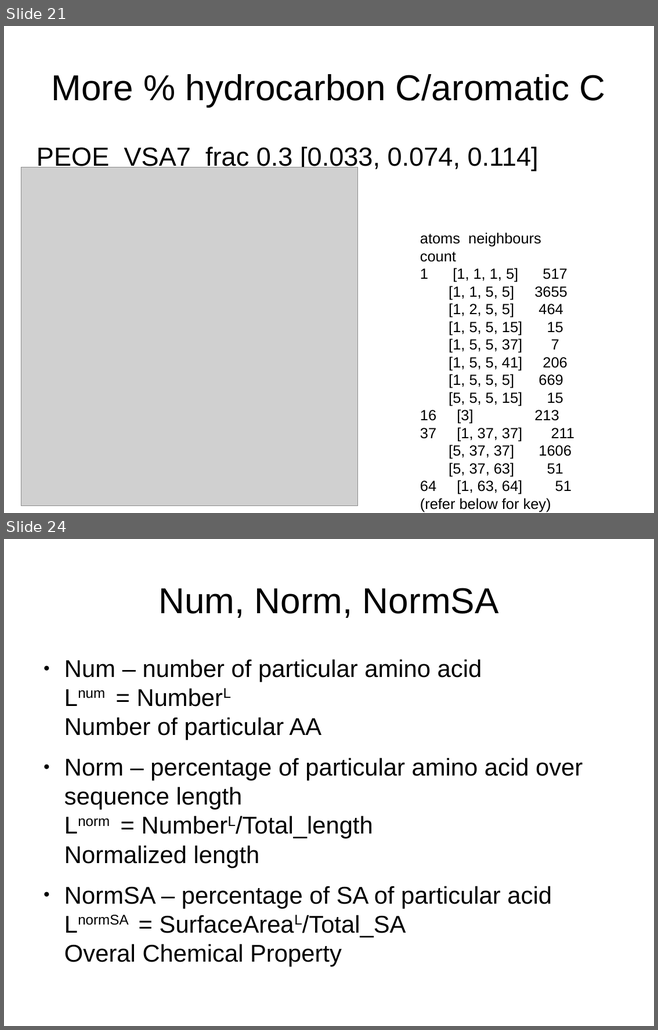
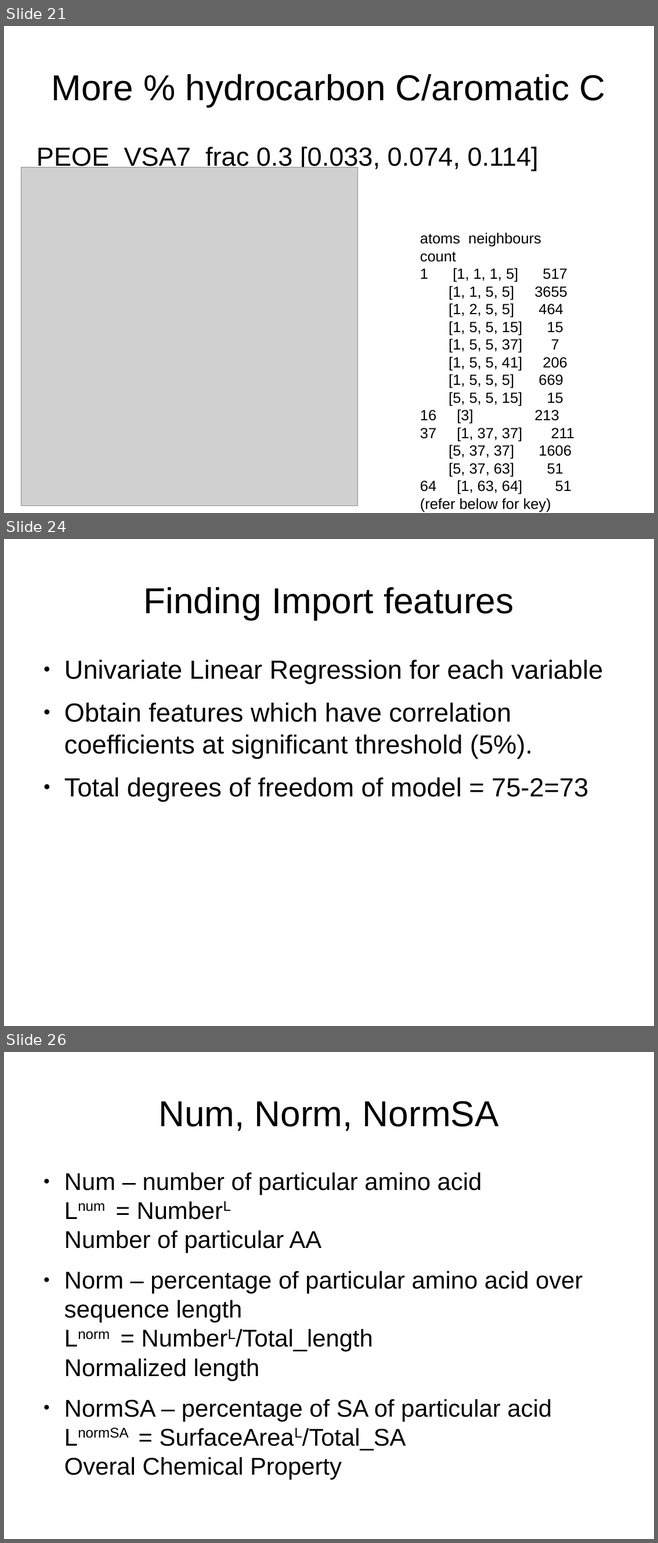
Before and after one commit to leexa90/Projects, a slide deck: toxicity/Final/Permability/all_seq/permaubility slides.odp. Shown one above the other, each under a label of ours: slides 21 and 24 before the commit, slides 21, 24 and 26 after it; the slides between them are not shown. The pictures are 658x1030 and 658x1543 pixels, drawn with LibreOffice and Linux fonts; fonts in the diff are those of the drawing; grey boxes stand for pictures. Boxes give left, top, right and bottom in pixels: in the first picture for what was removed or moved away, otherwise in the second. Text is boxed around its words. In the diff, an @@ line names an element or a change of style, - is before the commit and + after.

```diff
--- a/toxicity/Final/Permability/all_seq/permaubility slides.odp
+++ b/toxicity/Final/Permability/all_seq/permaubility slides.odp
@@ slide 24 added at (x1=4, y1=539, x2=654, y2=1026), background #FFFFFF @@
@@ title added at (x1=143, y1=587, x2=513, y2=620), 44 pt, text #000000 @@
+Finding Import features
@@ text added at (x1=64, y1=660, x2=603, y2=801), 32 pt, text #000000 @@
+● Univariate Linear Regression for each variable
+● Obtain features which have correlation coefficients at significant threshold (5%).
+● Total degrees of freedom of model = 75-2=73
@@ what was slide 24 is now slide 26 @@
```
Also in this commit, not shown: 4 slides changed, 4 other slides added, 11 other files.
